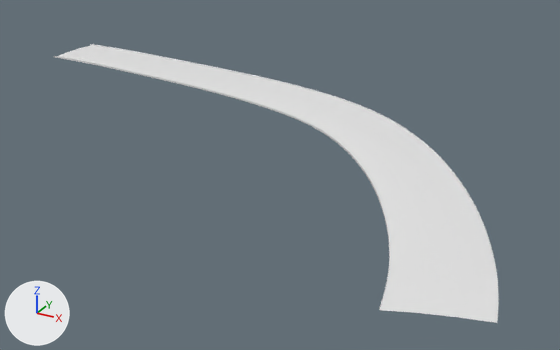
The glTF model public/assets/gen3/models/track-01.glb, before and after one commit.
The view is the same before and after, from a 50 mm lens placed at (738.0, -360.0, 126.0), pointed at (579.0, -72.0, -18.0). Arrows for +X, +Y and +Z are at lower left; the lights stay in place. The picture after the commit comes second. Vertices at exactly the same position are counted once.

The older version as bpy lines, for what is in view:
```python
me_track_01 = bpy.data.meshes.new('track-01')
me_track_01.from_pydata(...)  # 1274 vertices, 2328 faces; spans x 387.0..704.0, y -182.0..20.0, z -1.0..6.0
ob_track_01 = bpy.data.objects.new('track-01', me_track_01)
ob_track_01.location = (0.0, 0.0, 0.0)
```
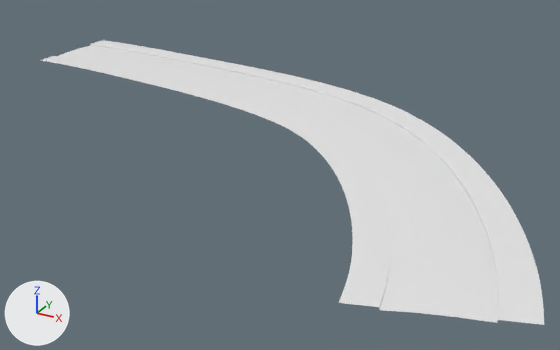
Where the change shows, as pixel boxes [x1, y1, x2, y2] in the pictures (560 x 350 px):
'track-01', reshaped (13% wider)
    before: [54, 44, 499, 323]
    after: [41, 40, 544, 325]
part 1 of me_track_01, added
    after: [41, 40, 544, 325]

The change, as a list of edits to the scene's bpy script:
```text
Change me_track_01:
    used by ob_track_01; location = (0.0, 0.0, 0.0)
    remove me_track_01.from_pydata(...)  # 1274 vertices, 2328 faces; spans x 387.0..704.0, y -182.0..20.0, z -1.0..6.0
    add me_track_01.from_pydata(...)  # 1470 vertices, 2716 faces; spans x 387.0..716.0, y -185.0..32.0, z -1.0..6.0
    me_track_01 part 1
    83 vertices are added at x 432.0..716.0, y -185.0..19.0, z 1.0..6.0
    17 new vertices lie (-2.0, -12.0, 0.0) away from vertices in x 430.0..566.0, y -42.0..-16.0, z 1.0
    14 new vertices lie (1.0, 12.0, 0.0) away from vertices in x 399.0..477.0, y 13.0..20.0, z 0.0..1.0
    14 new vertices lie (2.0, 12.0, 0.0) away from vertices in x 441.0..534.0, y 3.0..17.0, z 1.0..2.0
    12 new vertices lie (-1.0, -12.0, 0.0) away from vertices in x 407.0..569.0, y -43.0..-15.0, z 0.0..1.0
    11 new vertices lie (0.0, -12.0, 0.0) away from vertices in x 391.0..555.0, y -38.0..-14.0, z 0.0..1.0
    8 new vertices lie (-9.0, -8.0, -1.0) away from vertices in x 613.0..661.0, y -147.0..-73.0, z 2.0..3.0
    7 new vertices lie (0.0, 12.0, 0.0) away from vertices in x 387.0..566.0, y -5.0..20.0, z 0.0..2.0
    7 new vertices lie (-8.0, -9.0, 0.0) away from vertices in x 597.0..648.0, y -120.0..-59.0, z 1.0..2.0
    7 new vertices lie (-10.0, -7.0, -1.0) away from vertices in x 630.0..663.0, y -151.0..-92.0, z 2.0..3.0
    6 new vertices lie (10.0, 7.0, 1.0) away from vertices in x 656.0..701.0, y -163.0..-72.0, z 4.0..5.0
    5 new vertices lie (1.0, -12.0, 0.0) away from vertices in x 387.0..537.0, y -33.0..-14.0, z 0.0..1.0
    5 new vertices lie (5.0, 11.0, 1.0) away from vertices in x 574.0..640.0, y -52.0..-8.0, z 2.0..3.0
    388 new faces join them
```
